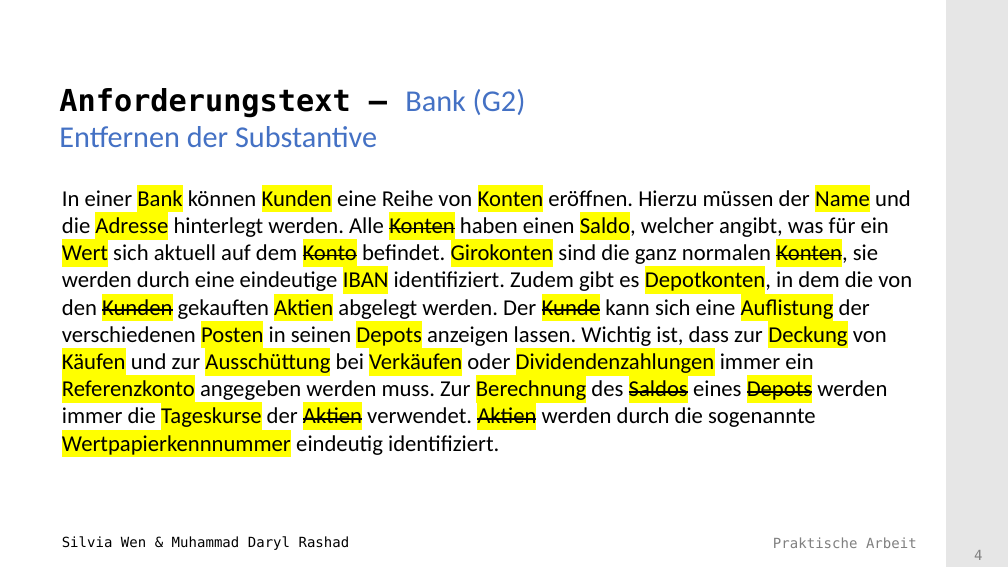
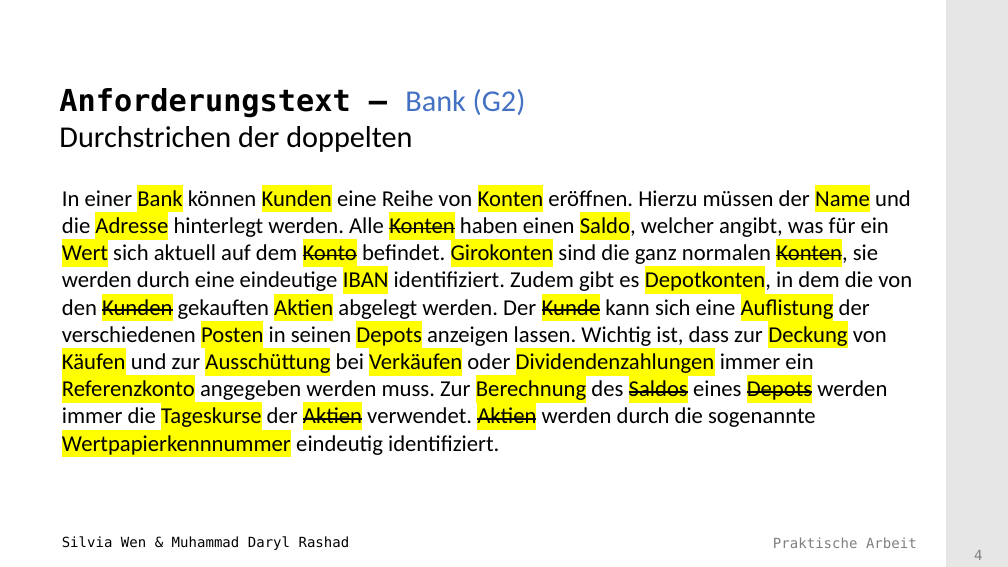
Before and after one commit to Mufasaxi/SimpleBank, a slide deck: slide 4 of Vorlage_Praesentation_2022_Subgroup_2_4_OOA.pptx. Drawn at 1008x567 pixels with LibreOffice and Linux fonts; fonts in the diff are those of the drawing; background and template pictures are left out. Boxes give left, top, right and bottom in pixels: in the first picture for what was removed or moved away, otherwise in the second. Text is boxed around its words. In the diff, an @@ line names an element or a change of style, - is before the commit and + after.

Commit message:
cleaned up anforderungstext and user stories

```diff
--- a/Vorlage_Praesentation_2022_Subgroup_2_4_OOA.pptx
+++ b/Vorlage_Praesentation_2022_Subgroup_2_4_OOA.pptx
@@ title at <box>59,88,526,152</box>: text changed; text colour #4471C4 to #000000 @@
-Anforderungstext – Bank (G2)
-Entfernen der Substantive
+Anforderungstext – Bank (G2)
+Durchstrichen der doppelten
```
Also in this commit, not shown: 9 other slides changed, 1 slide added.
